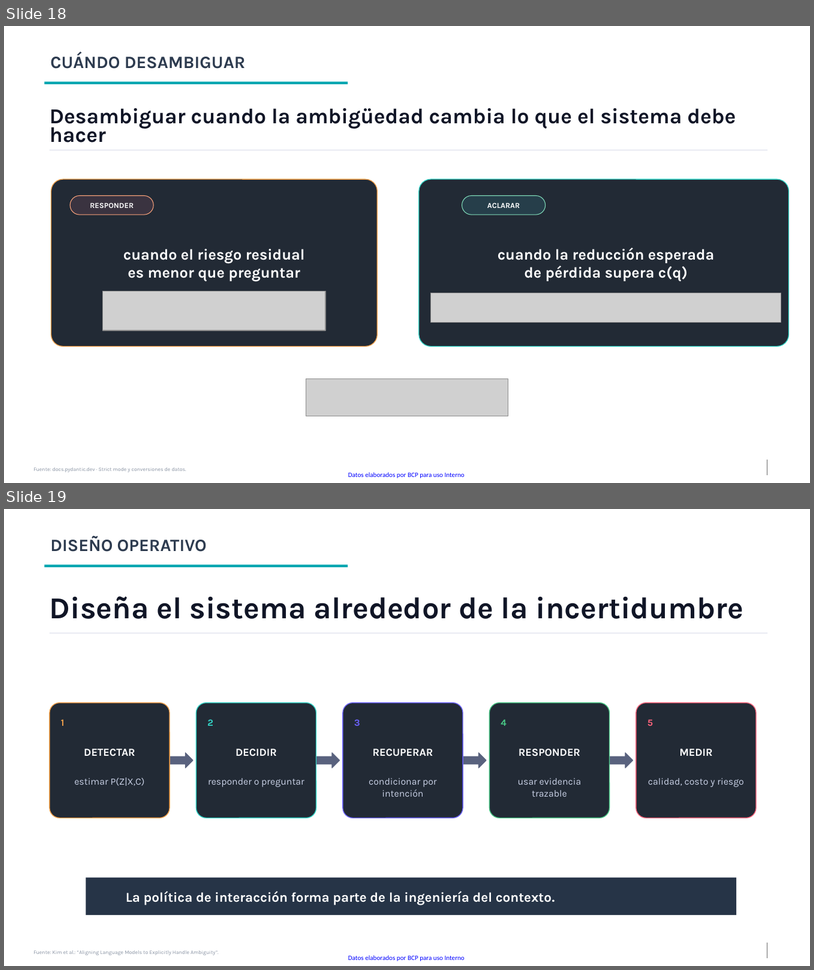
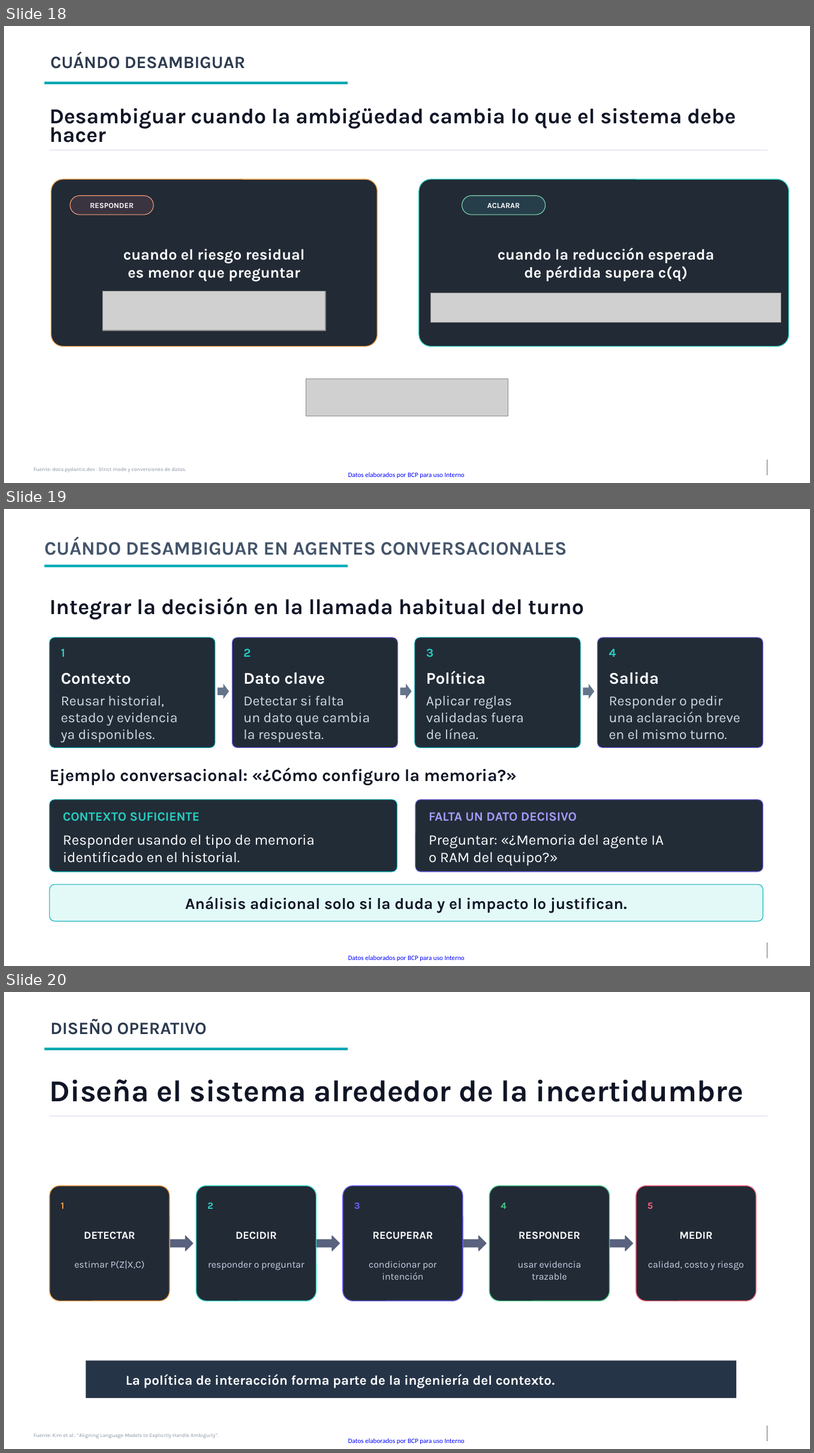
Before and after one commit to kevingomezbcp/Context-engineering, a slide deck: presentation/IA_academy_Context_Engineering_y_ambiguedad.pptx. Shown one above the other, each under a label of ours: slides 18 and 19 before the commit, slides 18, 19 and 20 after it. The pictures are 814x970 and 814x1453 pixels, drawn with LibreOffice and Linux fonts; fonts in the diff are those of the drawing; grey boxes stand for pictures; background and template pictures are left out. Boxes give left, top, right and bottom in pixels: in the first picture for what was removed or moved away, otherwise in the second. Text is boxed around its words. In the diff, an @@ line names an element or a change of style, - is before the commit and + after.

```diff
--- a/presentation/IA_academy_Context_Engineering_y_ambiguedad.pptx
+++ b/presentation/IA_academy_Context_Engineering_y_ambiguedad.pptx
@@ slide 19 added at (4, 509, 810, 966), background #FFFFFF; not listed: 2 template elements that a slide beside it also shows @@
@@ text added at (44, 537, 567, 555), 22.5 pt, text #44546A, bold @@
+CUÁNDO DESAMBIGUAR EN AGENTES CONVERSACIONALES
@@ rectangle added at (45, 565, 348, 567), fill #00ADB8 @@
@@ text added at (50, 597, 584, 619), 25.5 pt, text #101526, bold @@
+Integrar la decisión en la llamada habitual del turno
@@ rounded rectangle added at (50, 637, 215, 747), fill #222C37, outline #00ADB8 0.75 pt @@
@@ text added at (61, 649, 65, 657), 14.2 pt, text #26CFC2, bold @@
+1
@@ rounded rectangle added at (233, 637, 398, 747), fill #222C37, outline #7564FF 0.75 pt @@
@@ text added at (243, 649, 251, 657), 14.2 pt, text #26CFC2, bold @@
+2
@@ rounded rectangle added at (415, 637, 581, 747), fill #222C37, outline #00ADB8 0.75 pt @@
@@ text added at (426, 649, 434, 657), 14.2 pt, text #26CFC2, bold @@
+3
@@ rounded rectangle added at (598, 637, 764, 747), fill #222C37, outline #7564FF 0.75 pt @@
@@ text added at (609, 649, 617, 657), 14.2 pt, text #26CFC2, bold @@
+4
@@ text added at (426, 670, 486, 684), 19.5 pt, text #FFFFFF, bold @@
+Política
@@ text added at (61, 673, 131, 684), 19.5 pt, text #FFFFFF, bold @@
+Contexto
@@ right arrow added at (218, 684, 229, 699), fill #64748B @@
@@ text added at (243, 672, 326, 684), 19.5 pt, text #FFFFFF, bold @@
+Dato clave
@@ right arrow added at (401, 684, 412, 699), fill #64748B @@
@@ right arrow added at (583, 684, 595, 699), fill #64748B @@
@@ text added at (609, 672, 660, 684), 19.5 pt, text #FFFFFF, bold @@
+Salida
@@ text added at (61, 696, 177, 742), 16.5 pt, text #D2DBE4 @@
+Reusar historial,
+estado y evidencia
+ya disponibles.
@@ text added at (243, 696, 371, 742), 16.5 pt, text #D2DBE4 @@
+Detectar si falta
+un dato que cambia
+la respuesta.
@@ text added at (426, 696, 524, 739), 16.5 pt, text #D2DBE4 @@
+Aplicar reglas
+validadas fuera
+de línea.
@@ text added at (609, 696, 740, 739), 16.5 pt, text #D2DBE4 @@
+Responder o pedir
+una aclaración breve
+en el mismo turno.
@@ text added at (50, 767, 517, 785), 20.2 pt, text #101526, bold @@
+Ejemplo conversacional: «¿Cómo configuro la memoria?»
@@ rounded rectangle added at (50, 799, 398, 871), fill #222C37, outline #00ADB8 0.75 pt @@
@@ text added at (63, 812, 200, 821), 15 pt, text #26CFC2, bold @@
+CONTEXTO SUFICIENTE
@@ rounded rectangle added at (416, 799, 764, 871), fill #222C37, outline #7564FF 0.75 pt @@
@@ text added at (429, 812, 577, 821), 15 pt, text #A69CFF, bold @@
+FALTA UN DATO DECISIVO
@@ text added at (63, 834, 315, 862), 17.2 pt, text #FFFFFF @@
+Responder usando el tipo de memoria
+identificado en el historial.
@@ text added at (429, 834, 664, 865), 17.2 pt, text #FFFFFF @@
+Preguntar: «¿Memoria del agente IA
+o RAM del equipo?»
@@ rounded rectangle added at (50, 884, 764, 921), fill #E3F9F7, outline #00ADB8 0.75 pt @@
@@ text added at (185, 896, 627, 912), 18.8 pt, text #101526, bold @@
+Análisis adicional solo si la duda y el impacto lo justifican.
@@ what was slide 19 is now slide 20 @@
```
Also in this commit, not shown: 12 slides changed, 2 other slides added, 15 other files.
